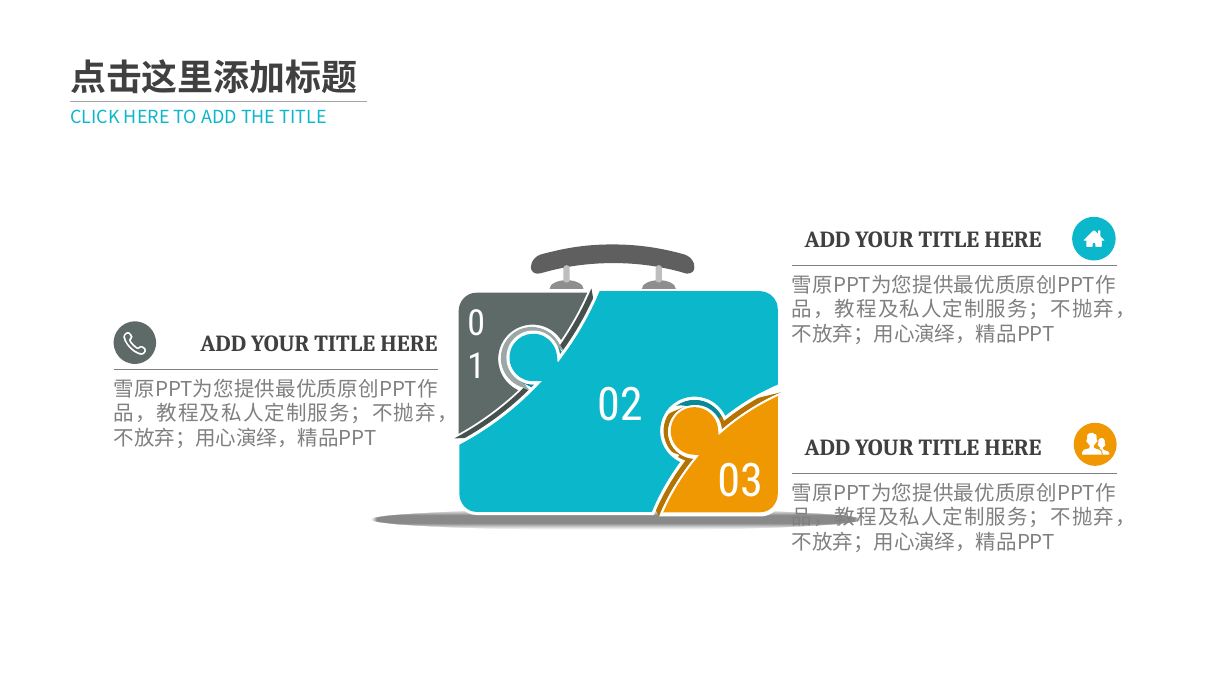
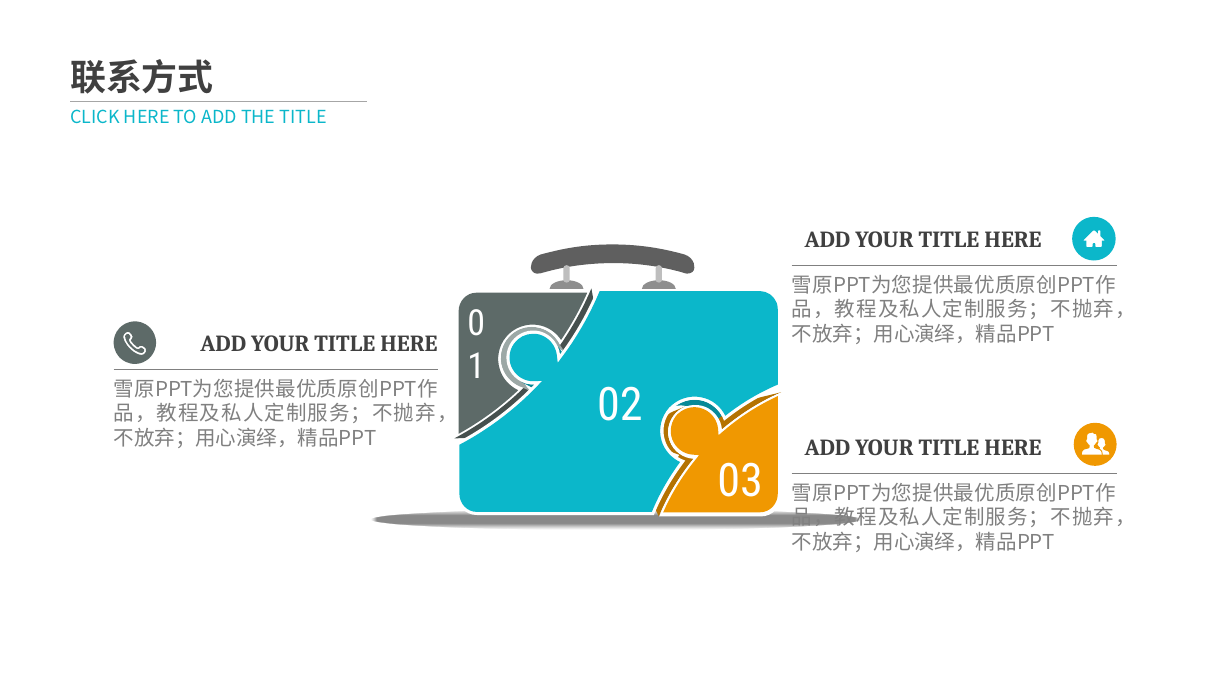
Before and after one commit to alucard263096/BP, a slide deck: slide 11 of App-Link 商业计划书.pptx (slide 21 before the commit). Drawn at 1232x693 pixels with LibreOffice and Linux fonts; fonts in the diff are those of the drawing; background and template pictures are left out. Boxes give left, top, right and bottom in pixels: in the first picture for what was removed or moved away, otherwise in the second. Text is boxed around its words. In the diff, an @@ line names an element or a change of style, - is before the commit and + after.

```diff
--- a/App-Link 商业计划书.pptx
+++ b/App-Link 商业计划书.pptx
@@ text at <box>70,59,214,94</box>: text changed @@
-点击这里添加标题
+联系方式
```
Also in this commit, not shown: 10 other slides changed.
